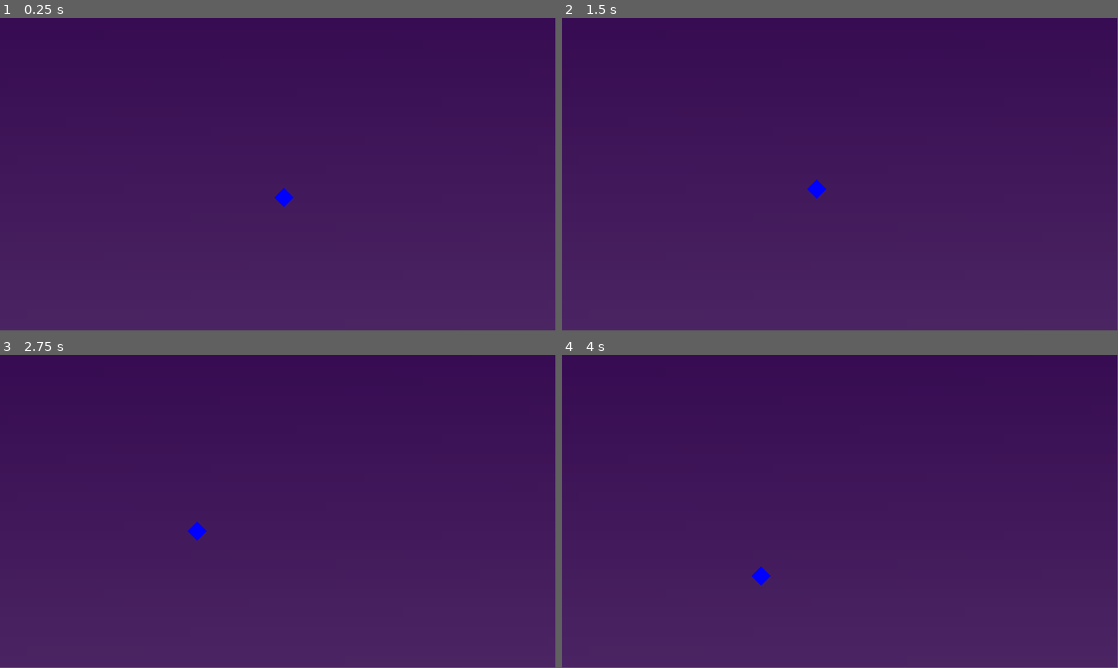
Above: before the commit, frames 1-4 (two rows, left to right).
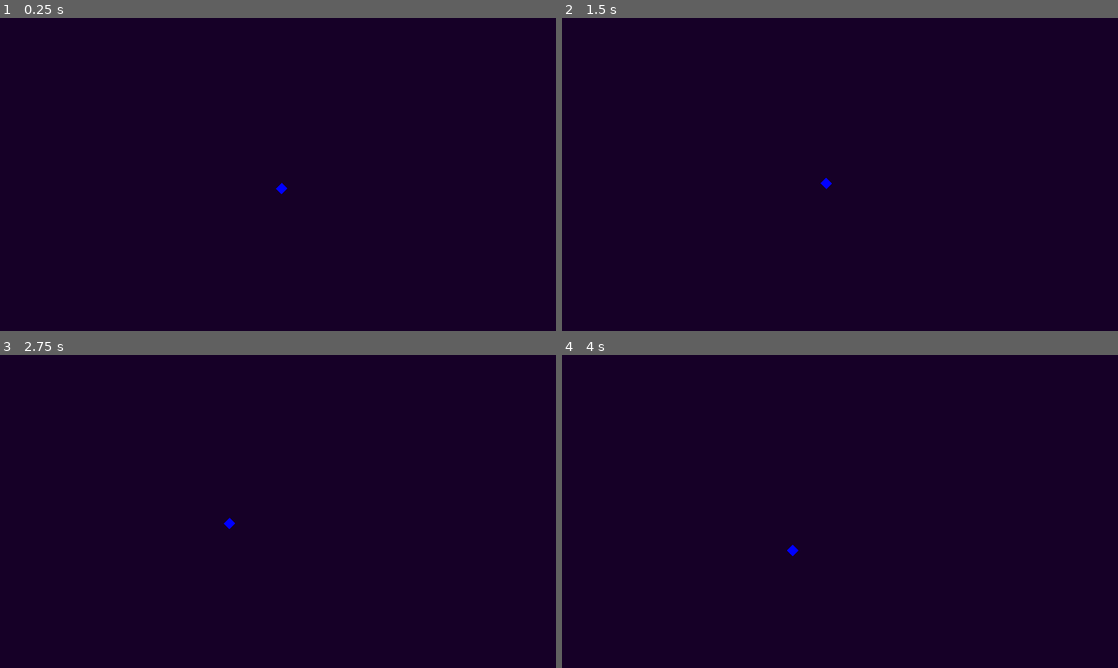
Above: after the commit, the same moments.

Repository: emilasheras/synth-mobs
Game: Godot game, scene res://PoYoGi.tscn
Same seed, same stepped clock (60 frames per second), same inputs: the game is played once before the commit and once after it.
Inputs:
- Up to frame 1 (0.25 s): no input
- Up to frame 2 (1.5 s): tap Enter at 0.5 s
- Up to frame 3 (2.75 s): no input
- Up to frame 4 (4 s): no input
In our replay, the window is 799x449 before the commit and 800x450 after it. These sizes can differ from the game's own. Grey fills any space a smaller window leaves; there, only what the larger window draws over its background counts as a difference.

The runs differ from the first frame. In frame 1, 100% of the frame differs, in the area x 0-100%, y 0-100%; in frame 2, 100%; in frame 3, 100%; in frame 4, 100%.

Commit message:
Added background auto-resize programmatically

Diff:
--- /dev/null
+++ b/Modules/BackgroundModule/Components/BackgroundResize.gd
@@ -0,0 +1,18 @@
+extends Sprite2D
+
+# Function to scale the sprite to cover the given resolution
+func scaleToCover(screenWidth: float, screenHeight: float):
+	if not texture:
+		print("BackgroundSprite: No texture is set on this sprite.")
+		return
+
+	var textureWidth = texture.get_width()
+	var textureHeight = texture.get_height()
+
+	var scaleX = screenWidth / textureWidth
+	var scaleY = screenHeight / textureHeight
+
+	var scaleFactor = max(scaleX, scaleY)
+
+	# Apply the uniform scale factor to maintain the aspect ratio
+	self.scale = Vector2(scaleFactor, scaleFactor)
--- a/Modules/BackgroundModule/Models/Background1Sprite2D.gd
+++ b/Modules/BackgroundModule/Models/Background1Sprite2D.gd
@@ -1,15 +1,6 @@
-extends Node2D
+extends "res://Modules/BackgroundModule/Components/BackgroundResize.gd"
 
+# Assuming this is in your main scene script
 func _ready():
-	var gradient = Gradient.new()
-	gradient.set_colors([Color(0, 0, 1), Color(0, 0, 0)])  # Colors: Blue to Black
-	gradient.set_offsets([0.0, 1.0])  # Start and end points of the gradient
-
-	var gradient_texture = GradientTexture2D.new()
-	gradient_texture.gradient = gradient
-	gradient_texture.width = 1  # Width is 1 because it's a vertical gradient
-
-	var sprite = Sprite2D.new()
-	sprite.texture = gradient_texture
-	sprite.scale = Vector2(800, 600)  # Scale the 1-pixel wide texture to fill the screen
-	add_child(sprite)
+	# Call the function to scale the background
+	scaleToCover(1920, 1080)
--- a/Modules/BackgroundModule/Models/SpaceBackground1Sprite2D.gd
+++ /dev/null
@@ -1 +0,0 @@
-extends Sprite2D
--- a/Modules/BackgroundModule/Models/SpaceBackgroundModel.gd
+++ /dev/null
@@ -1,15 +0,0 @@
-extends Node2D
-
-func _ready():
-	var gradient = Gradient.new()
-	gradient.set_colors([Color(0, 0, 1), Color(0, 0, 0)])  # Colors: Blue to Black
-	gradient.set_offsets([0.0, 1.0])  # Start and end points of the gradient
-
-	var gradient_texture = GradientTexture2D.new()
-	gradient_texture.gradient = gradient
-	gradient_texture.width = 1  # Width is 1 because it's a vertical gradient
-
-	var sprite = Sprite2D.new()
-	sprite.texture = gradient_texture
-	sprite.scale = Vector2(800, 600)  # Scale the 1-pixel wide texture to fill the screen
-	add_child(sprite)
--- a/Modules/BackgroundModule/Models/SpaceBackgroundModel.tscn
+++ b/Modules/BackgroundModule/Models/SpaceBackgroundModel.tscn
@@ -1,15 +1,20 @@
-[gd_scene load_steps=3 format=3 uid="uid://b2ugkrry2cjhn"]
+[gd_scene load_steps=4 format=3 uid="uid://b2ugkrry2cjhn"]
+
+[ext_resource type="Script" path="res://Modules/BackgroundModule/Models/Background1Sprite2D.gd" id="1_ujfq8"]
 
 [sub_resource type="Gradient" id="Gradient_lmmtr"]
-colors = PackedColorArray(0.33306, 0.1932, 0.42, 1, 0.178833, 0, 0.29, 1)
+colors = PackedColorArray(0.133507, 0.0643075, 0.176336, 1, 0.0884888, 8.75619e-05, 0.15665, 1)
 
 [sub_resource type="GradientTexture2D" id="GradientTexture2D_04uxc"]
 gradient = SubResource("Gradient_lmmtr")
+width = 1
+height = 1
 fill_from = Vector2(0.53211, 1)
 fill_to = Vector2(0.513761, 0)
 
 [node name="SpaceBackgroundModel" type="Node2D"]
 
-[node name="Background1Sprite2D" type="Sprite2D" parent="."]
-scale = Vector2(20, 20)
+[node name="BackgroundSprite2D" type="Sprite2D" parent="."]
+scale = Vector2(0.28125, 0.304688)
 texture = SubResource("GradientTexture2D_04uxc")
+script = ExtResource("1_ujfq8")
--- a/project.godot
+++ b/project.godot
@@ -15,6 +15,13 @@
 config/features=PackedStringArray("4.2", "GL Compatibility")
 config/icon="res://icon.svg"
 
+[display]
+
+window/size/viewport_width=1920
+window/size/viewport_height=1080
+window/size/mode=3
+window/stretch/mode="viewport"
+
 [rendering]
 
 renderer/rendering_method="gl_compatibility"
